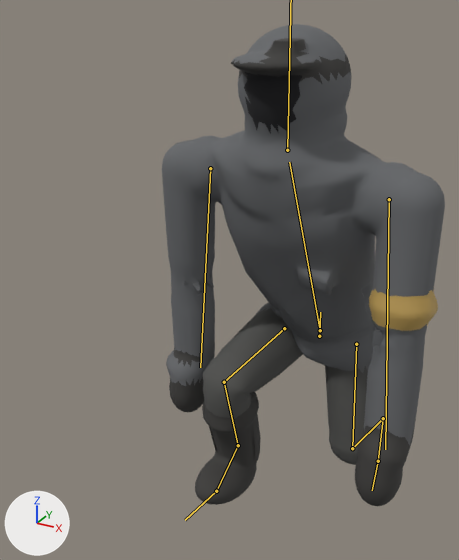
An edit to the FBX model unity/HorrorGame/Assets/Models/Player/Runner.fbx, drawn before and after from the same camera.
Rendered twice from a 50 mm camera at (0.586, -1.623, 1.495) aimed at (-0.198, -0.197, 0.782). The axes (+X, +Y, +Z) are drawn at lower left. The lights are the same throughout. The picture after the commit comes second. Both versions are drawn at frame 9 of the action 'CrouchWalk'; the numbers are the values there. The bones that change are drawn over the model as lines.

Objects in the first picture: 'Runner'.
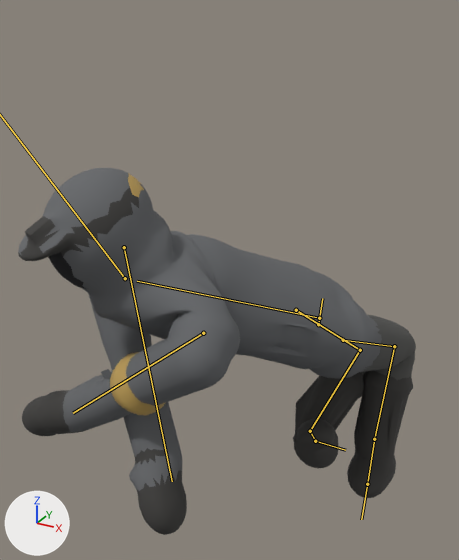
The change in detail:
Bone 'Hips' (bone_hips) moves from (0.007, -0.235, 0.0) to (0.0, -0.196, 0.0).
Bone 'Hips' (bone_hips) turns from (4, 2, 1) to (-7, -31, 1) degrees about its own x, y and z.
Bone 'Spine' (bone_spine) turns from (22, -5, -2) to (73, 1, -6) degrees about its own x, y and z.
Bone 'Head' (bone_head) turns from (-24, 3, 0) to (-36, 12, 2) degrees about its own x, y and z.
Bone 'LeftUpperArm' (bone_leftupperarm) turns from (-29, -6, -3) to (-92, 34, 0) degrees about its own x, y and z.
Bone 'RightUpperArm' (bone_rightupperarm) turns from (-23, 0, 3) to (-98, -37, 34) degrees about its own x, y and z.
Bone 'LeftUpperLeg' (bone_leftupperleg) turns from (-15, 0, -5) to (75, -16, -7) degrees about its own x, y and z.
Bone 'LeftLowerLeg' (bone_leftlowerleg) turns from (84, 2, 4) to (-81, 5, -5) degrees about its own x, y and z.
Bone 'LeftFoot' (bone_leftfoot) turns from (-55, -5, 1) to (18, -2, -21) degrees about its own x, y and z.
Bone 'LeftToes' (bone_lefttoes) turns from (-21, -5, -4) to (3, -9, -11) degrees about its own x, y and z.
Bone 'RightUpperLeg' (bone_rightupperleg) turns from (-89, 8, 6) to (59, 1, -7) degrees about its own x, y and z.
Bone 'RightLowerLeg' (bone_rightlowerleg) turns from (105, 2, -6) to (-103, -8, -3) degrees about its own x, y and z.
Bone 'RightFoot' (bone_rightfoot) turns from (-27, 4, 2) to (-10, 29, -64) degrees about its own x, y and z.
Bone 'RightToes' (bone_righttoes) turns from (0, 4, 4) to (50, -9, -50) degrees about its own x, y and z.

Location of each change, (x1, y1, x2, y2) in pixels of the pictures (459 x 560 px):
'Runner', posed (40% wider, 24% shorter): before (162, 24, 445, 506); after (18, 168, 416, 535)
bone 'Hips', root to tip: before (319, 336) to (320, 312); after (318, 324) to (322, 298)
bone 'Spine', root to tip: before (320, 330) to (289, 162); after (319, 318) to (137, 281)
bone 'LeftUpperArm', root to tip: before (389, 199) to (385, 449); after (203, 333) to (73, 413)
bone 'RightUpperArm', root to tip: before (210, 168) to (200, 367); after (124, 247) to (172, 481)
bone 'LeftUpperLeg', root to tip: before (356, 344) to (352, 448); after (343, 340) to (394, 346)
bone 'LeftLowerLeg', root to tip: before (352, 448) to (383, 418); after (394, 346) to (374, 439)
bone 'LeftFoot', root to tip: before (383, 418) to (378, 461); after (374, 439) to (367, 484)
bone 'LeftToes', root to tip: before (378, 461) to (372, 490); after (367, 484) to (361, 519)
bone 'RightUpperLeg', root to tip: before (284, 328) to (224, 382); after (296, 310) to (360, 350)
bone 'RightLowerLeg', root to tip: before (224, 382) to (238, 445); after (360, 350) to (310, 431)
bone 'RightFoot', root to tip: before (238, 445) to (216, 491); after (310, 431) to (315, 441)
bone 'RightToes', root to tip: before (216, 491) to (185, 520); after (315, 441) to (345, 450)
